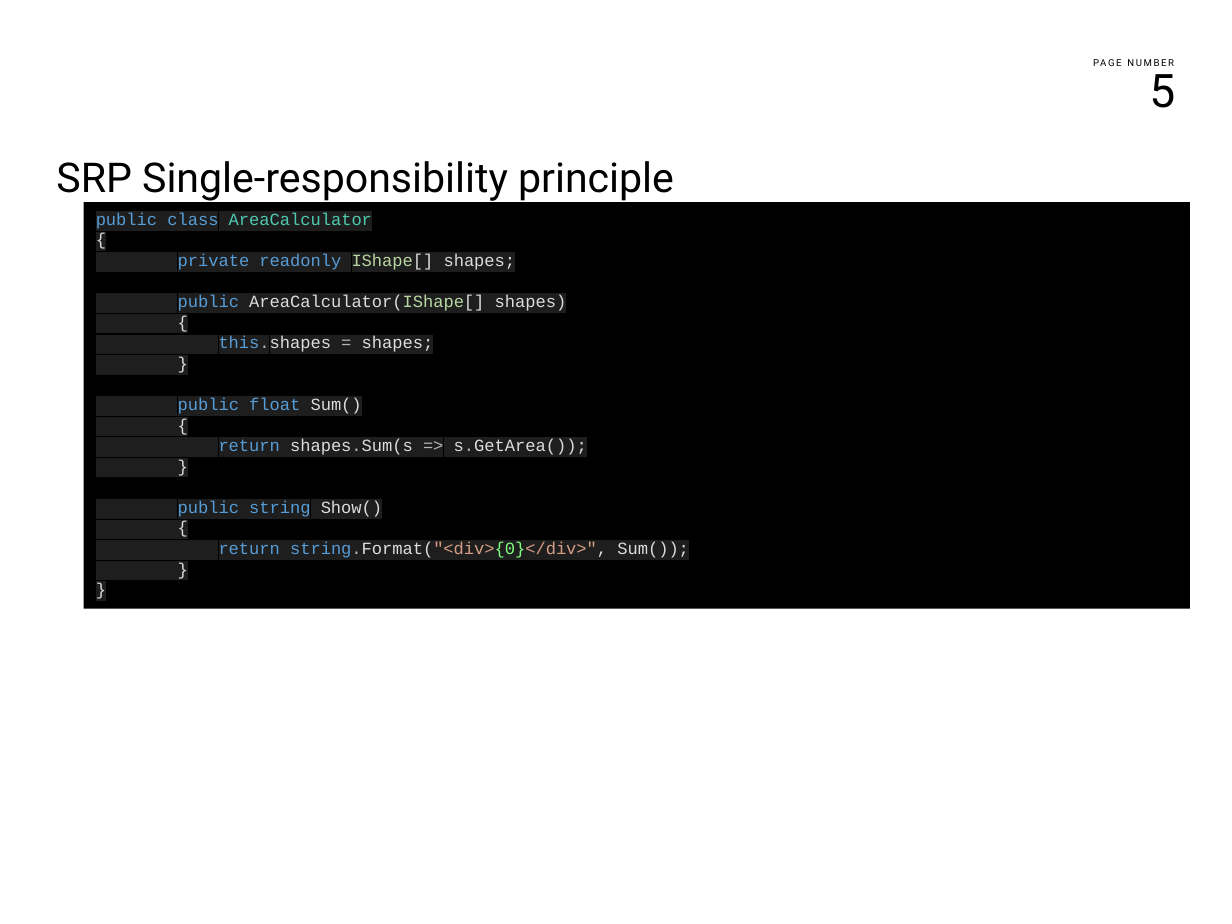
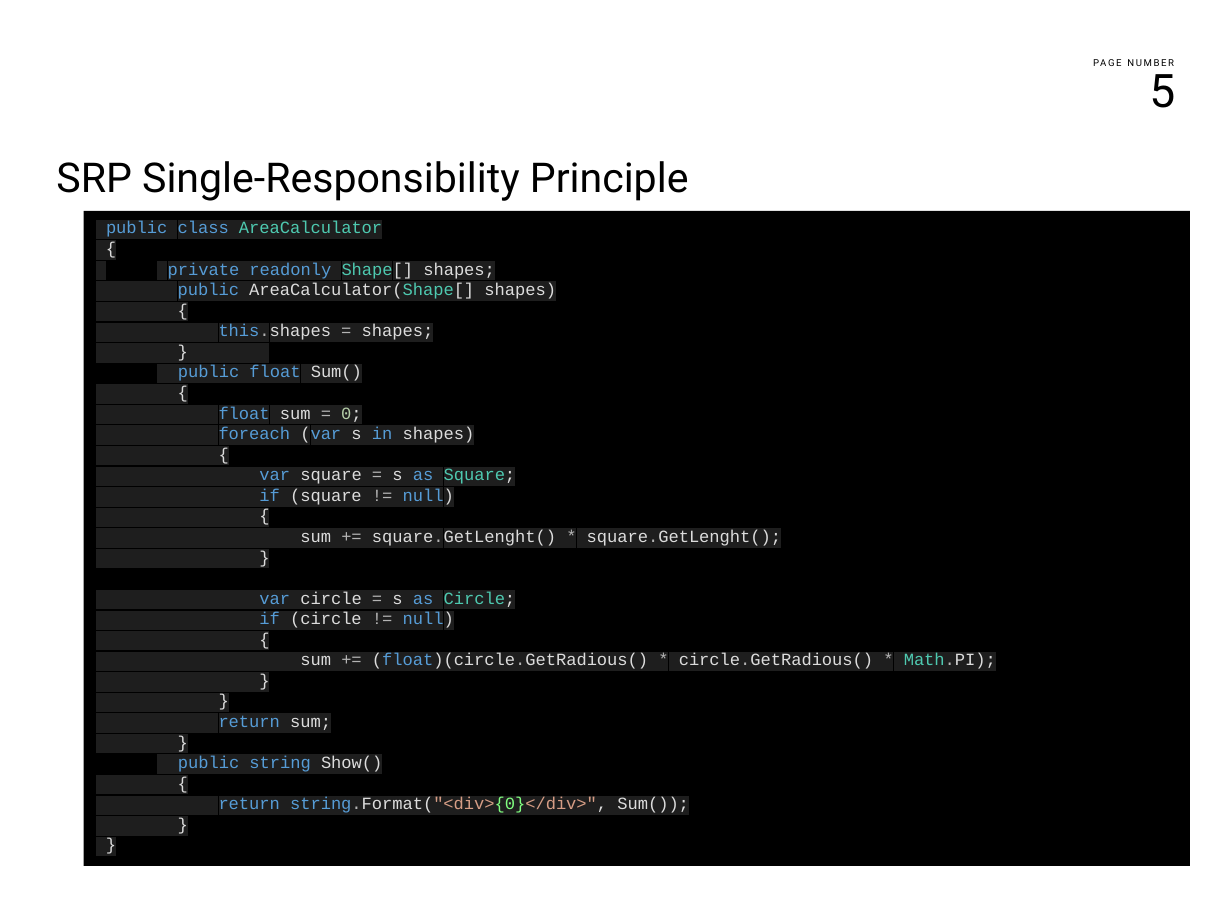
Before and after one commit to franco-melandri/SOLID, a slide deck: slide 5 of docs/solid.pptx. Drawn at 1232x924 pixels with LibreOffice and Linux fonts; fonts in the diff are those of the drawing; background and template pictures are left out. Boxes give left, top, right and bottom in pixels: in the first picture for what was removed or moved away, otherwise in the second. Text is boxed around its words. In the diff, an @@ line names an element or a change of style, - is before the commit and + after.

```diff
--- a/docs/solid.pptx
+++ b/docs/solid.pptx
@@ text at (x1=56, y1=161, x2=689, y2=201): text changed @@
-SRP Single-responsibility principle
+SRP Single-Responsibility Principle
@@ rectangle "public class AreaCalculator" resized from (x1=84, y1=202, x2=1190, y2=609) to (x1=84, y1=211, x2=1190, y2=866) @@
@@ text in rectangle at (x1=168, y1=262, x2=556, y2=299): text changed @@
-private readonly IShape[] shapes;
-public AreaCalculator(IShape[] shapes)
+private readonly Shape[] shapes;
+public AreaCalculator(Shape[] shapes)
@@ text in rectangle at (x1=219, y1=406, x2=996, y2=730): text changed @@
-return shapes.Sum(s => s.GetArea());
+float sum = 0;
+foreach (var s in shapes)
+{
+var square = s as Square;
+if (square != null)
+{
+sum += square.GetLenght() * square.GetLenght();
+}
+var circle = s as Circle;
+if (circle != null)
+{
+sum += (float)(circle.GetRadious() * circle.GetRadious() * Math.PI);
+}
+}
+return sum;
```
Also in this commit, not shown: 3 other slides changed, 5 slides added, 6 other files.
